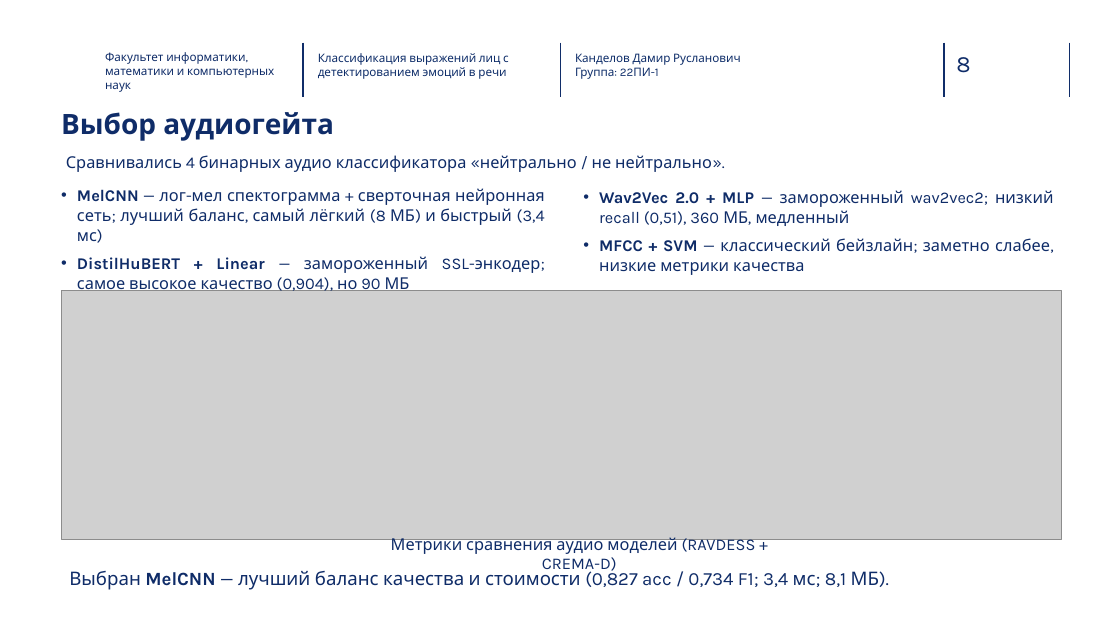
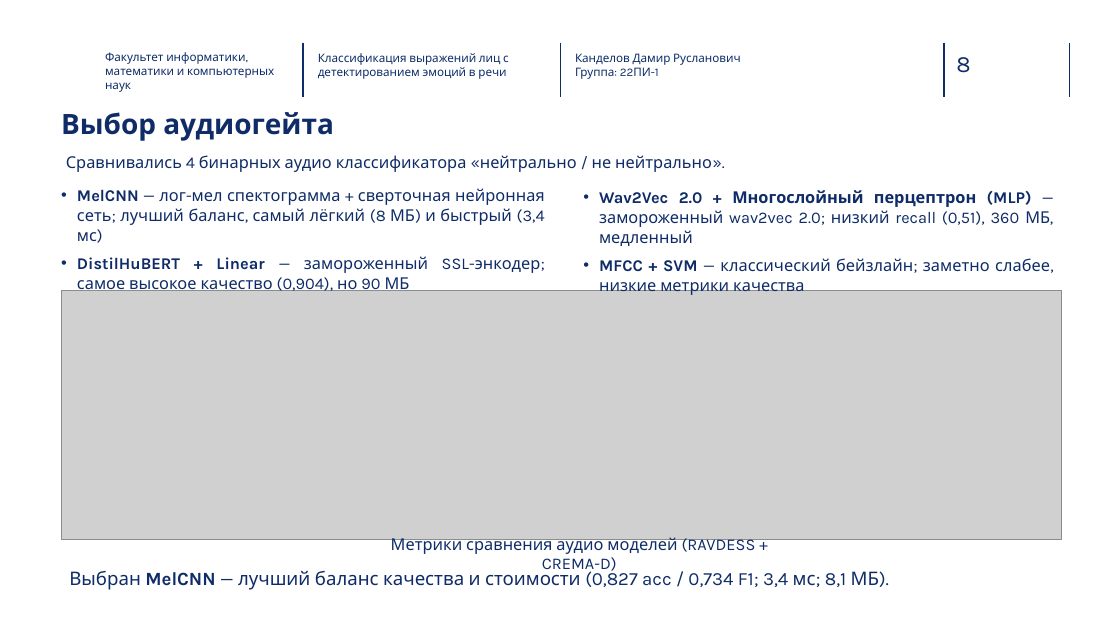
Before and after one commit to Kaparya/Classification-of-Facial-Expressions, a slide deck: slide 8 of Diploma_presentation.pptx. Drawn at 1120x630 pixels with LibreOffice and Linux fonts; fonts in the diff are those of the drawing; grey boxes stand for pictures; background and template pictures are left out. Boxes give left, top, right and bottom in pixels: in the first picture for what was removed or moved away, otherwise in the second. Text is boxed around its words. In the diff, an @@ line names an element or a change of style, - is before the commit and + after.

```diff
--- a/Diploma_presentation.pptx
+++ b/Diploma_presentation.pptx
@@ text at (x1=599, y1=190, x2=1050, y2=246): text changed @@
-• Wav2Vec 2.0 + MLP — замороженный wav2vec2; низкий recall (0,51), 360 МБ, медленный
+• Wav2Vec 2.0 + Многослойный перцептрон (MLP) — замороженный wav2vec 2.0; низкий recall (0,51), 360 МБ, медленный
```
Also in this commit, not shown: 6 other slides changed, 2 slides added, 1 other file.
